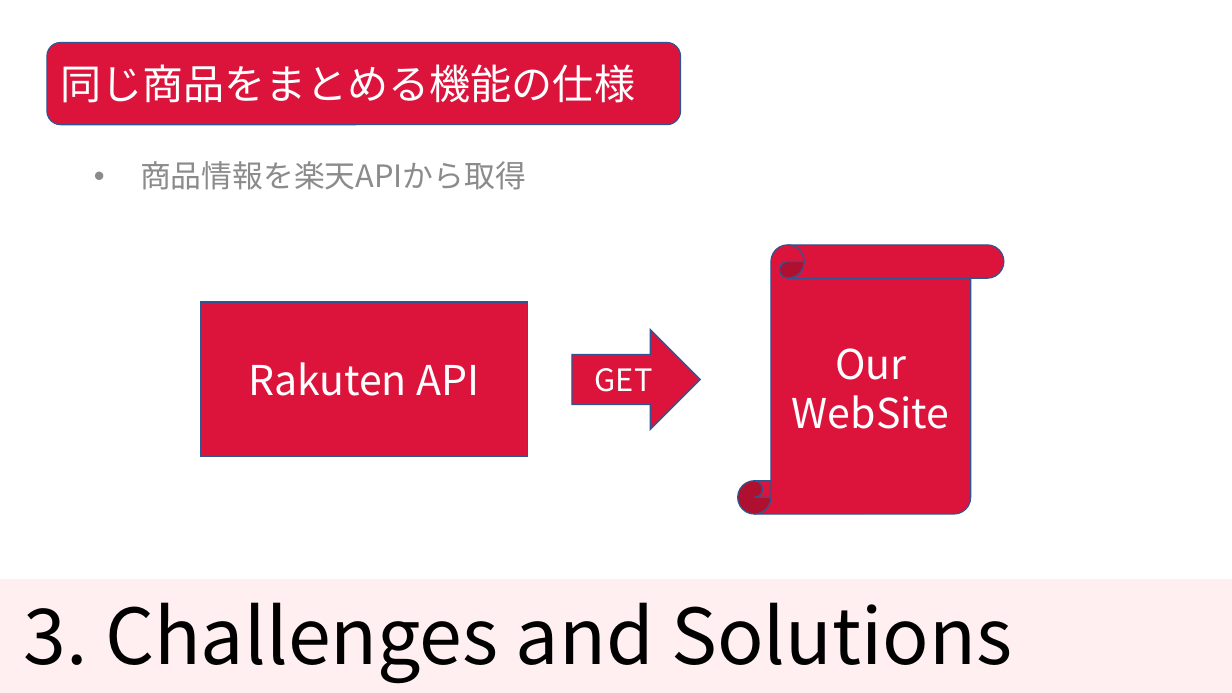
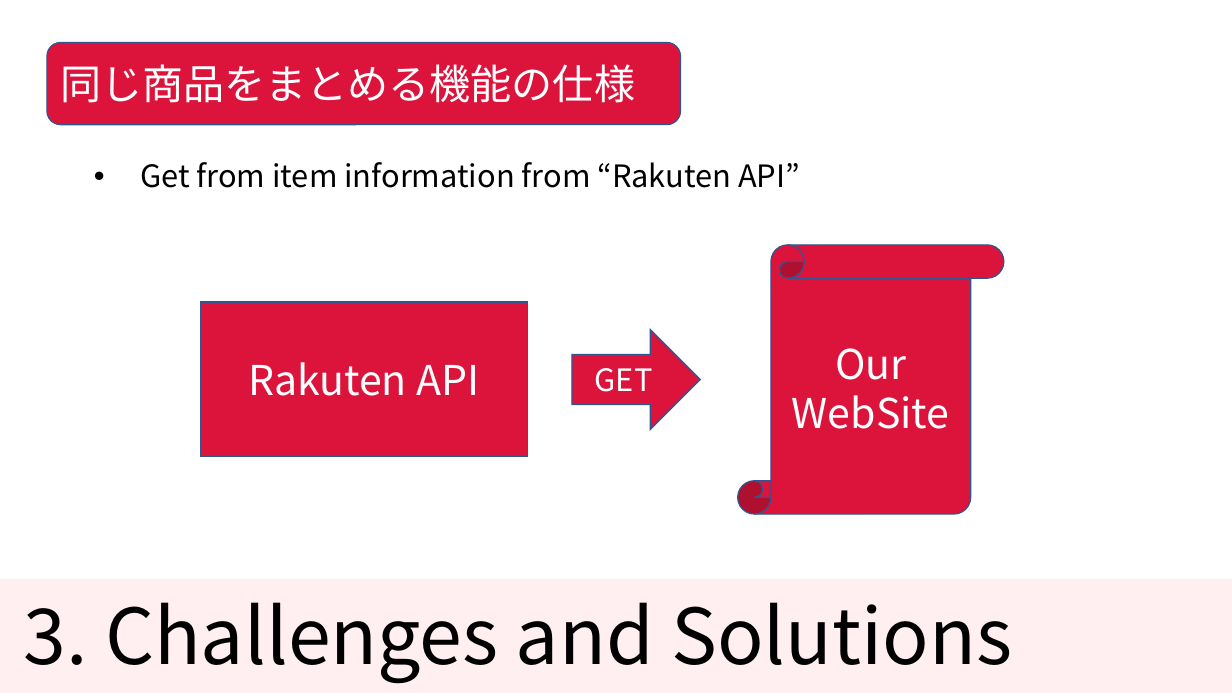
Before and after one commit to KNobuki/Rakuten_fashion, a slide deck: slide 11 of presentation/Presentation.pptx. Drawn at 1232x693 pixels with LibreOffice and Linux fonts; fonts in the diff are those of the drawing. Boxes give left, top, right and bottom in pixels: in the first picture for what was removed or moved away, otherwise in the second. Text is boxed around its words. In the diff, an @@ line names an element or a change of style, - is before the commit and + after.

```diff
--- a/presentation/Presentation.pptx
+++ b/presentation/Presentation.pptx
@@ text at [140,162,800,188]: text changed; text colour #8C8C8C to #000000 @@
-• 商品情報を楽天APIから取得
+• Get from item information from “Rakuten API”
```
Also in this commit, not shown: 4 other slides changed, 1 other file.
